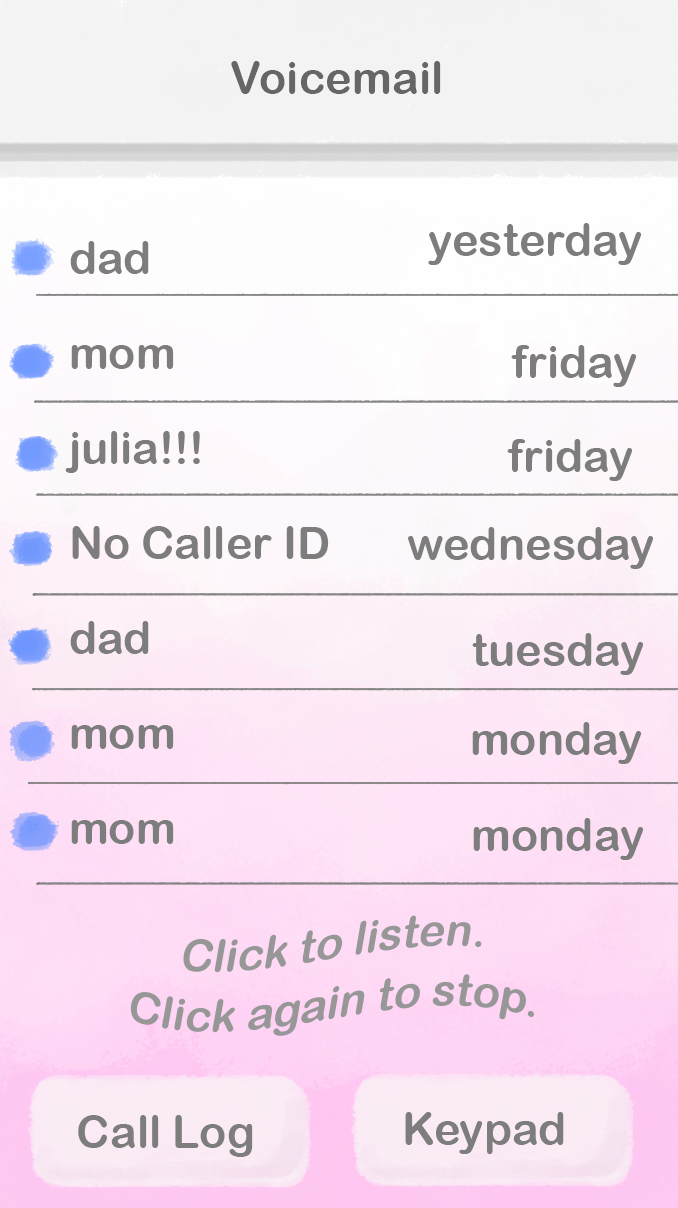
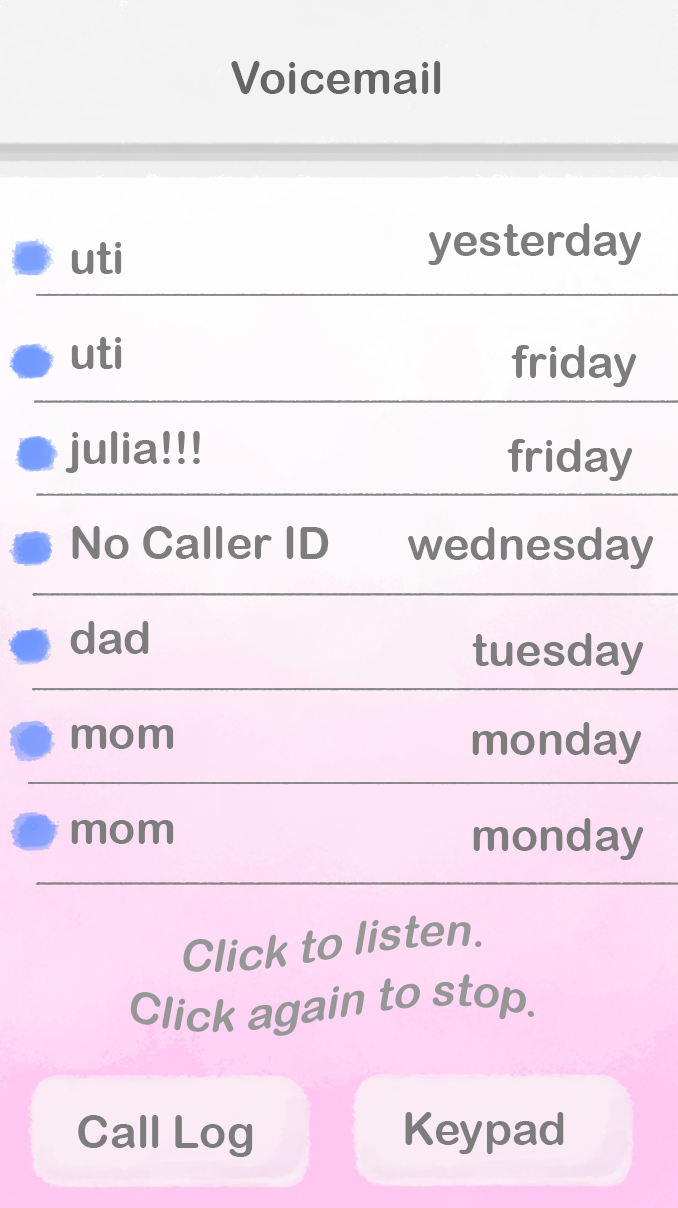
Layered file, before and after one edit (678 x 1208). Changes by layer:
renamed "dad mom julia!!! No Caller ID dad mom mom" to "uti uti julia!!! No Caller ID dad mom mom", painted on it over [70, 241, 174, 369]
